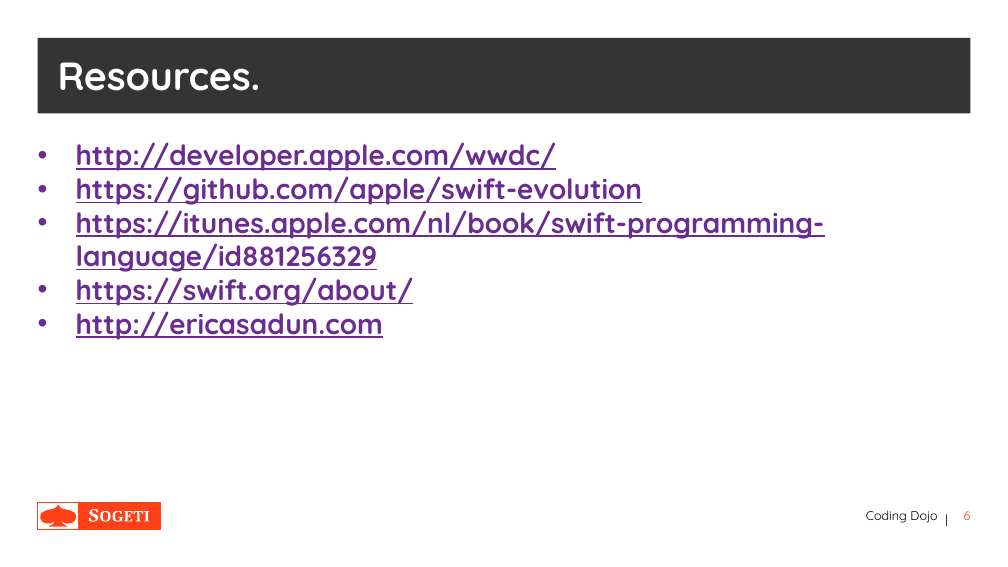
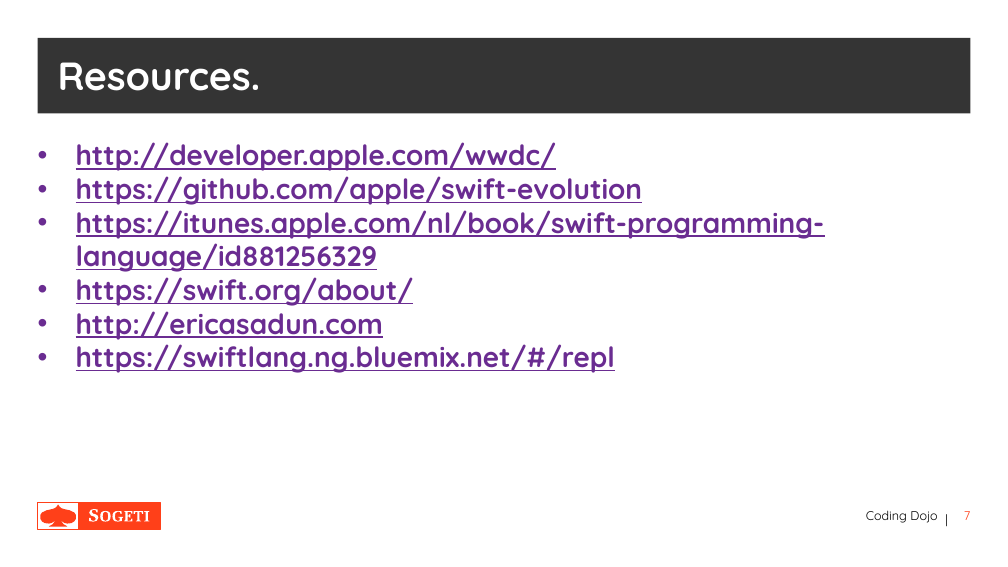
Before and after one commit to stefanrenne/swiftBootcamp, a slide deck: slide 7 of Intro/intro.pptx (slide 6 before the commit). Drawn at 1008x567 pixels with LibreOffice and Linux fonts; fonts in the diff are those of the drawing; background and template pictures are left out. Boxes give left, top, right and bottom in pixels: in the first picture for what was removed or moved away, otherwise in the second. Text is boxed around its words. In the diff, an @@ line names an element or a change of style, - is before the commit and + after.

Commit message:
Updated the powerpoint

```diff
--- a/Intro/intro.pptx
+++ b/Intro/intro.pptx
@@ text at (x1=76, y1=339, x2=615, y2=373): paragraph added @@
+• https://swiftlang.ng.bluemix.net/#/repl
@@ page number at (x1=964, y1=511, x2=971, y2=520): text changed @@
-6
+7
```
Also in this commit, not shown: 1 slide added.
